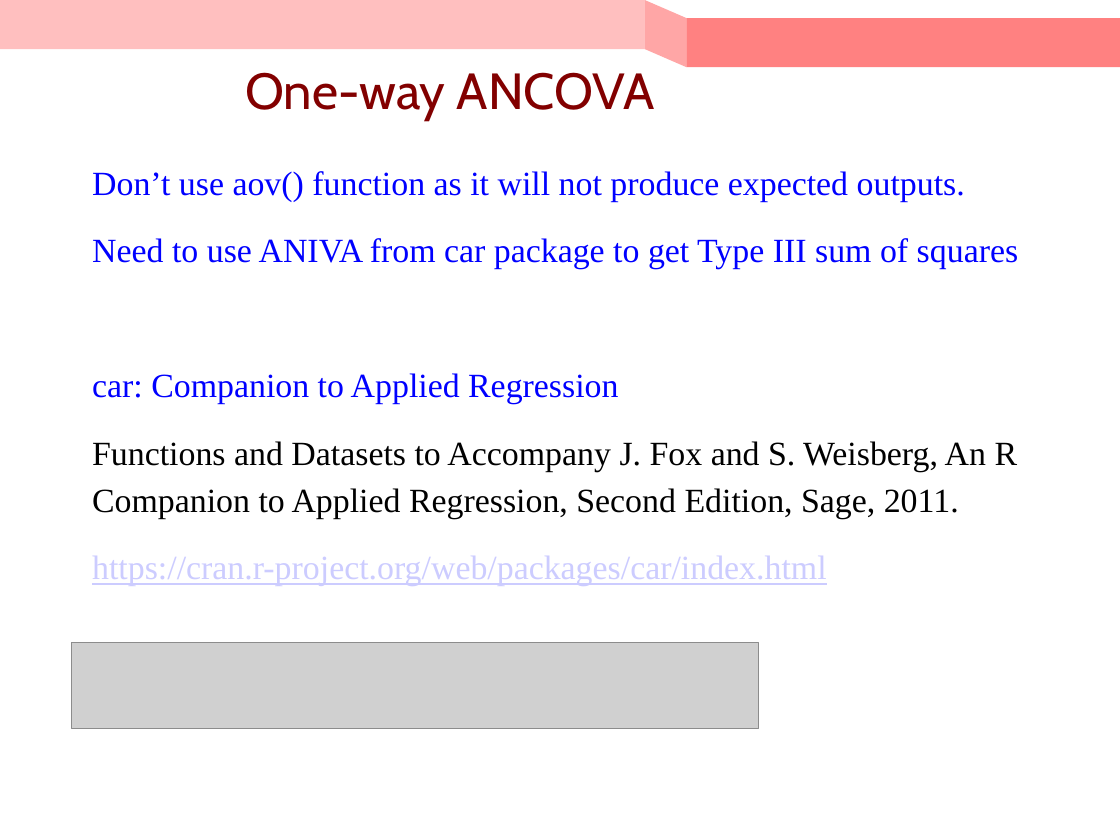
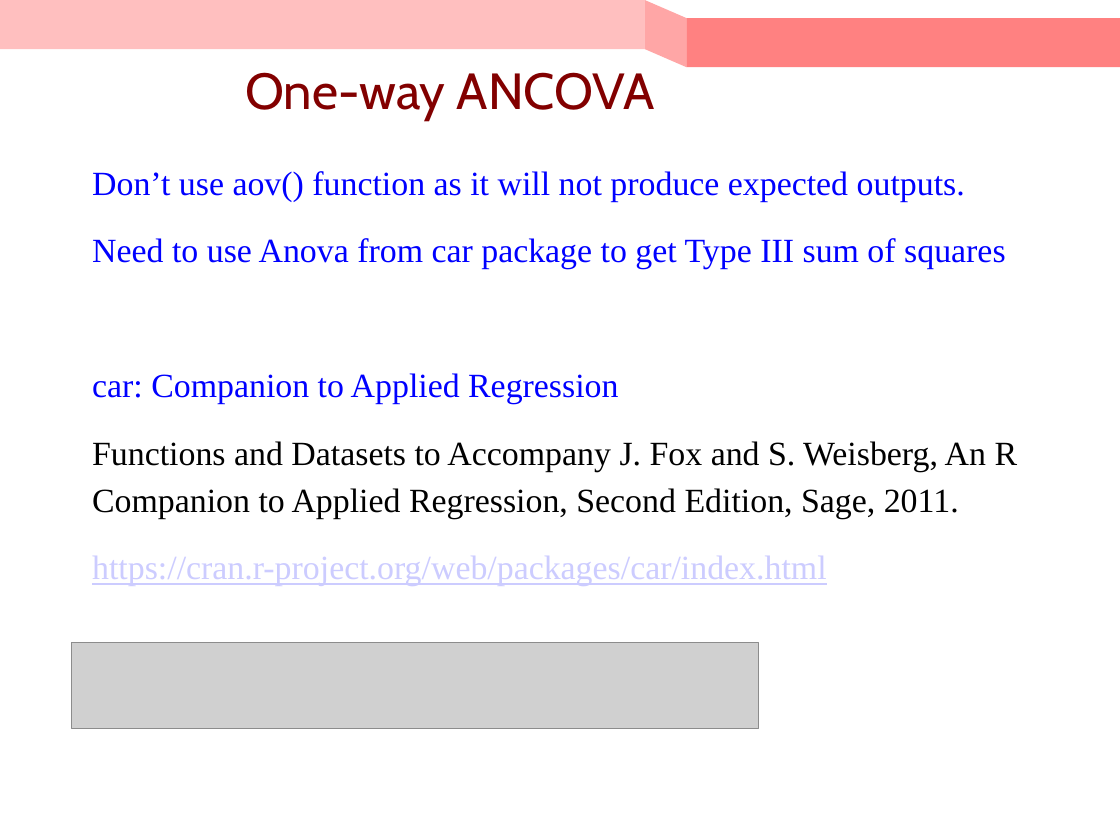
Before and after one commit to KuroTaiga/MSCS_BU, a slide deck: slide 21 of CS555/L10/Lecture 10_ANOVA and ANCOVA.pptx (slide 22 before the commit). Drawn at 1120x840 pixels with LibreOffice and Linux fonts; fonts in the diff are those of the drawing; grey boxes stand for pictures. Boxes give left, top, right and bottom in pixels: in the first picture for what was removed or moved away, otherwise in the second. Text is boxed around its words. In the diff, an @@ line names an element or a change of style, - is before the commit and + after.

```diff
--- a/CS555/L10/Lecture 10_ANOVA and ANCOVA.pptx
+++ b/CS555/L10/Lecture 10_ANOVA and ANCOVA.pptx
@@ text at [92, 238, 1006, 270]: text changed @@
-Need to use ANIVA from car package to get Type III sum of squares
+Need to use Anova from car package to get Type III sum of squares
```
Also in this commit, not shown: 7 other slides changed, 1 slide added, 11 slides removed, 19 other files.
